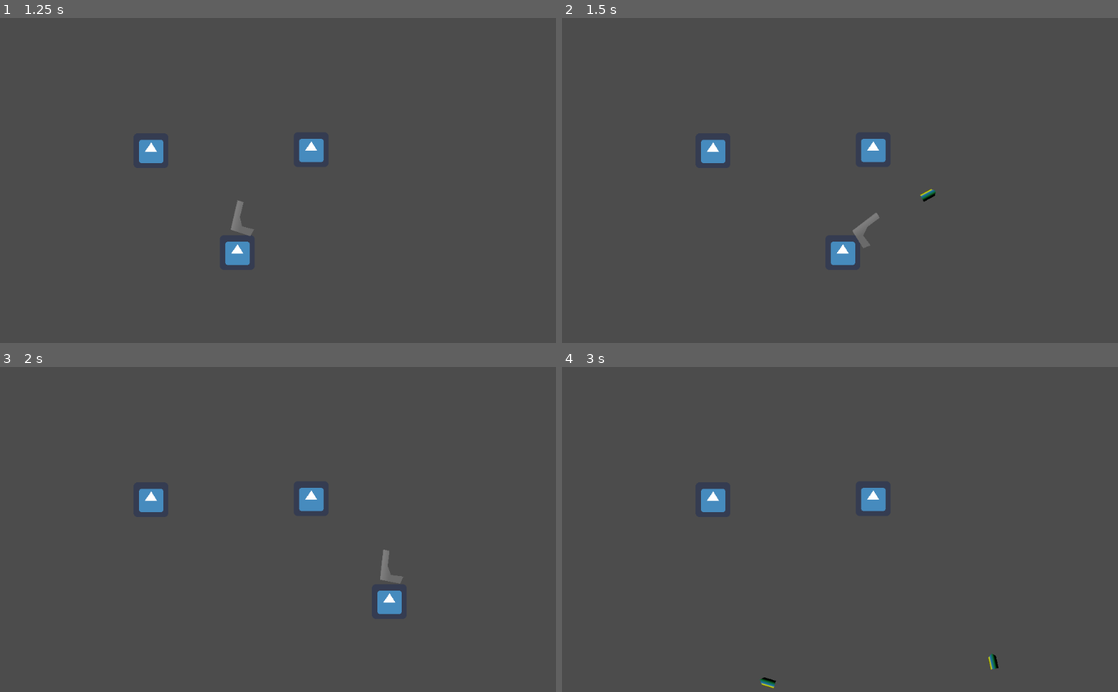
Above: before the commit, frames 1-4 (two rows, left to right).
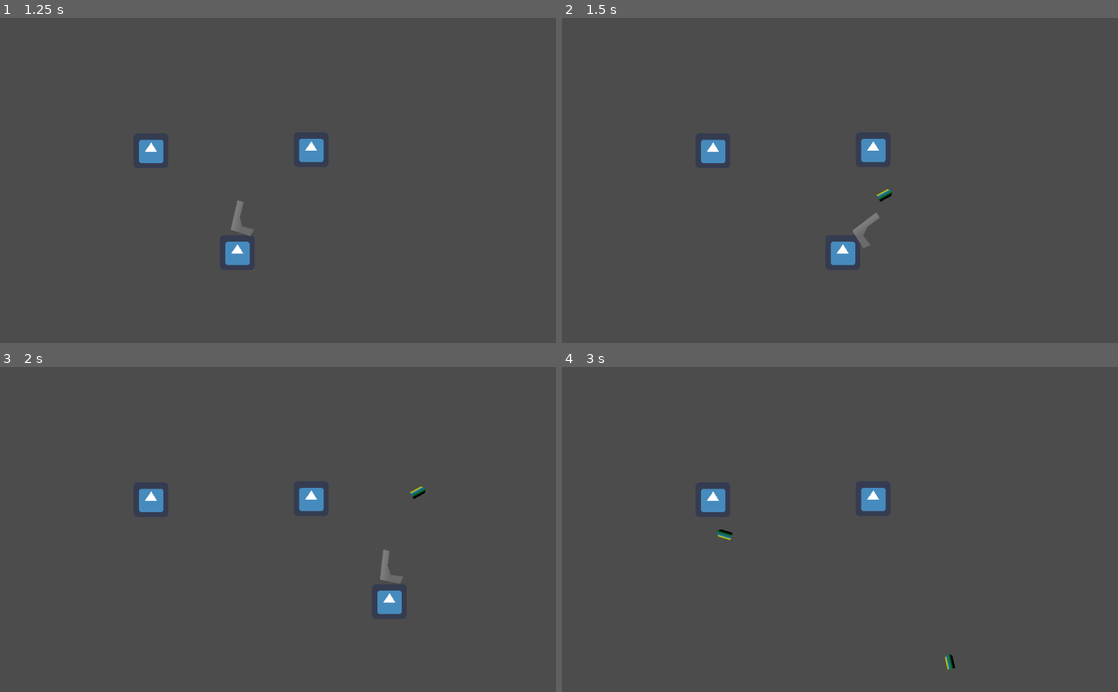
Above: after the commit, the same moments.

Repository: smclaughlan/GWJ52
Game: Godot game, scene res://Main.tscn
The game is run twice, just before and just after one commit, with the same random seed, the same clock (stepped at 60 frames per second) and the same inputs. The engine's default icon, where the game draws it, is replaced by a stand-in: a white triangle on a blue panel in a dark square.
Inputs (mouse positions are in pixels of both pictures, inside the frame that each line leads up to):
- Up to frame 1 (1.25 s): click "Play" at 0.5 s
- Up to frame 2 (1.5 s): move the mouse to (962, 164) at 1.27 s; hold Right (ui_right) from 1.28 s (still down); hold Space (shoot) from 1.28 s (still down)
- Up to frame 3 (2 s): keep holding Right (ui_right); keep holding Space (shoot)
- Up to frame 4 (3 s): move the mouse to (728, 545) at 2.02 s; release Right (ui_right) at 2.03 s; release Space (shoot) at 2.03 s; hold Down (ui_down) 2.03-2.78 s; tap Space (shoot) at 2.1 s; move the mouse to (895, 458) at 2.77 s; hold Right (ui_right) from 2.78 s (still down); hold Space (shoot) from 2.78 s (still down)

Frame 1 is identical in both runs. In frame 2, 0.1% of the frame differs, in the area x 56-68%, y 52-57%; in frame 3, less than 0.1%; in frame 4, 0.3%, in the area x 27-79%, y 50-99%.

Commit message:
fixed bug in bullet
now adding child to map instead of player so bullets don't follow player movement.

Diff:
--- a/GodotProject/Main.gd
+++ b/GodotProject/Main.gd
@@ -3,6 +3,8 @@
 export var first_scene = preload("res://Scenes/GUI/Menus/MainMenu.tscn")
 var fade_node : TextureRect
 var fade_duration = 0.5
+
+var current_map
 
 # Called when the node enters the scene tree for the first time.
 func _ready():
@@ -10,7 +12,6 @@
 	fade_node = $FadeRect
 
 	change_scene(first_scene)
-
 
 
 
@@ -24,7 +25,8 @@
 		else:
 			child.queue_free()
 	if newScene != null:
-		$CurrentScene.add_child(newScene.instance())
+		current_map = newScene.instance()
+		$CurrentScene.add_child(current_map)
 		fade_in(fade_duration)
 	else:
 		printerr("Main.gd.change_scene() error. No target scene to change to.")
--- a/GodotProject/Scenes/Objects/Weapons/Gun.gd
+++ b/GodotProject/Scenes/Objects/Weapons/Gun.gd
@@ -19,7 +19,7 @@
 	var new_projectile = ammo.duplicate()
 
 	# a signal to the map would be nicer, but this works for now
-	get_parent().add_child(new_projectile)
+	Global.stage_manager.current_map.add_child(new_projectile)
 	if new_projectile.has_method("init"):
 		new_projectile.init($MuzzlePosition.global_position, $MuzzlePosition.global_rotation)
 
